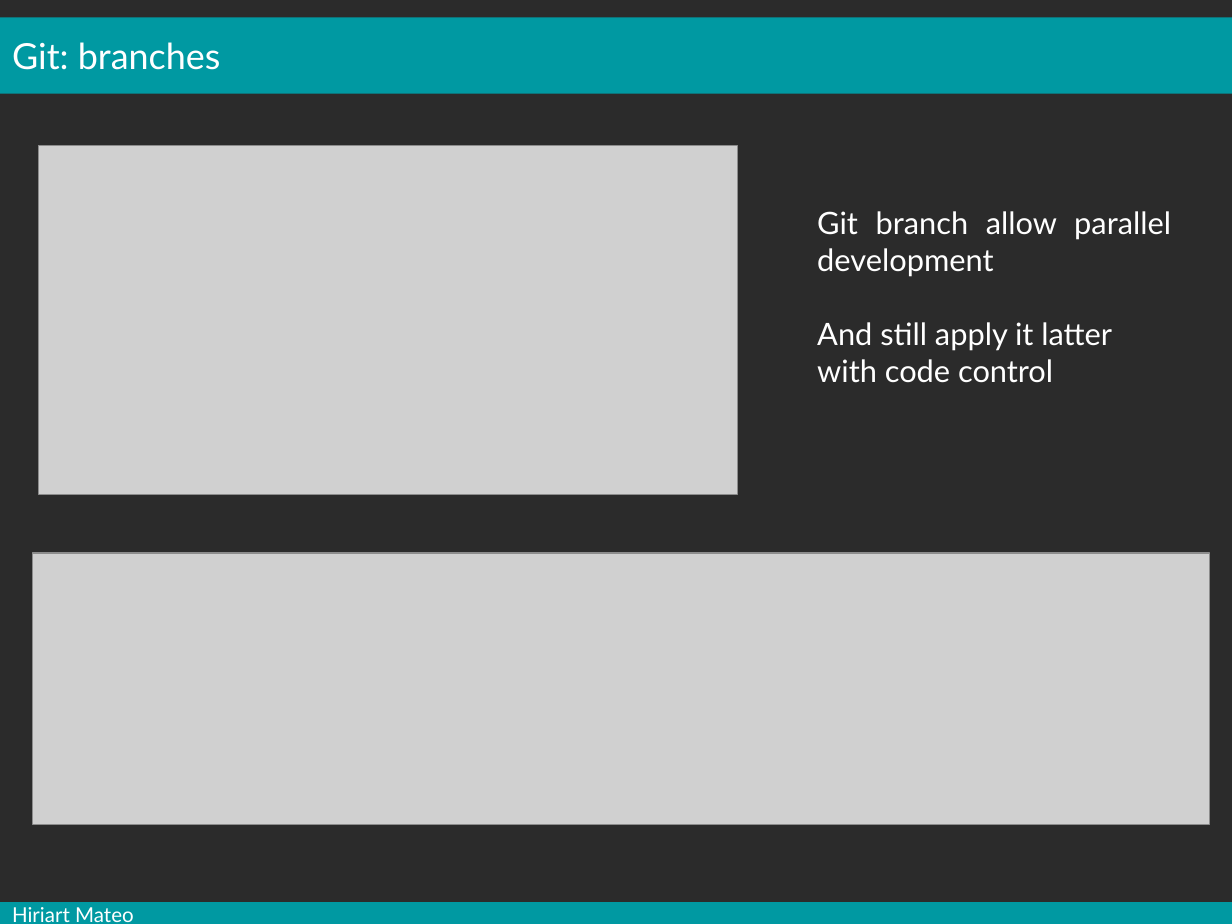
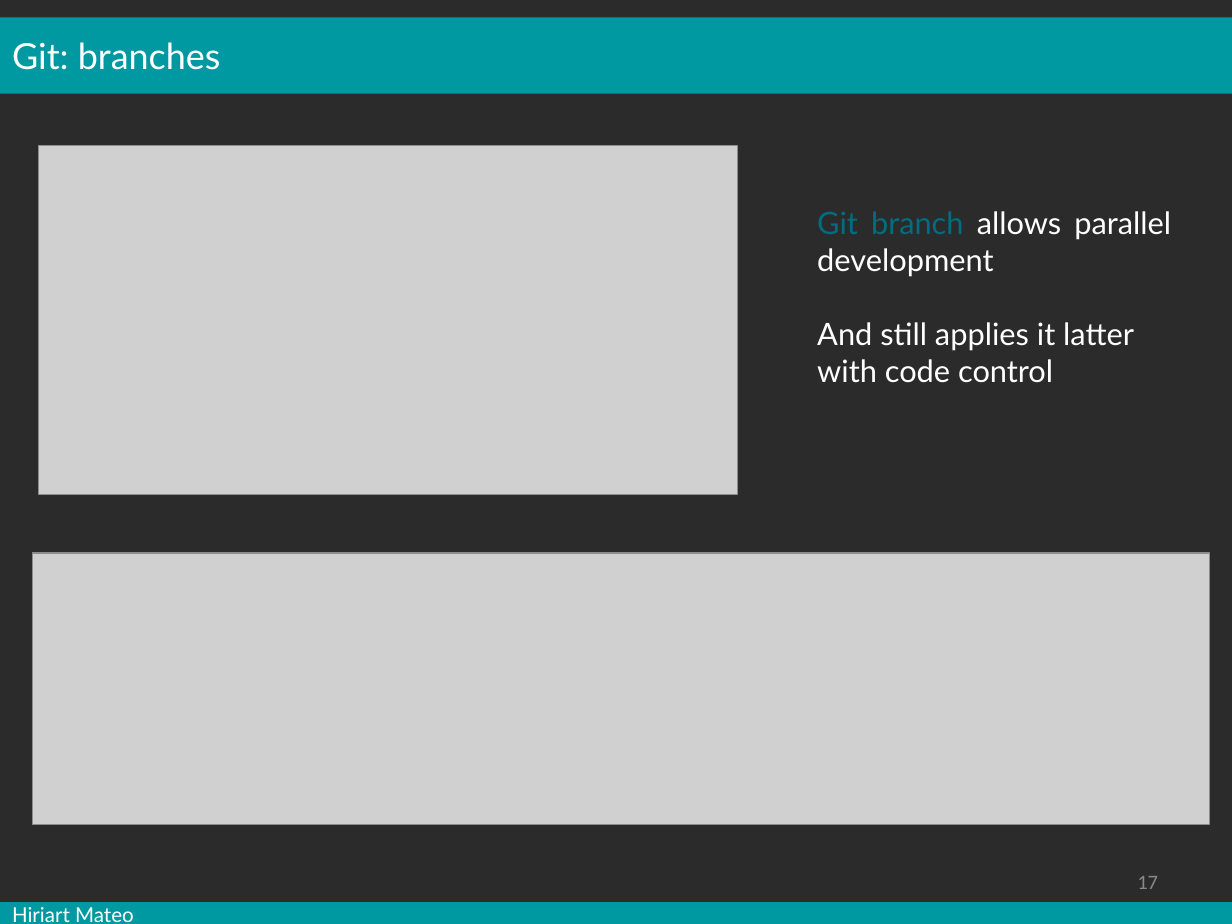
Before and after one commit to mesocentre-clermont-auvergne/formation_fair, a slide deck: slide 17 of fair_versionnage/versionnage_cours/cours.odp. Drawn at 1232x924 pixels with LibreOffice and Linux fonts; fonts in the diff are those of the drawing; grey boxes stand for pictures; background and template pictures are left out; a plain dark background stands for a picture behind light text. Boxes give left, top, right and bottom in pixels: in the first picture for what was removed or moved away, otherwise in the second. Text is boxed around its words. In the diff, an @@ line names an element or a change of style, - is before the commit and + after.

```diff
--- a/fair_versionnage/versionnage_cours/cours.odp
+++ b/fair_versionnage/versionnage_cours/cours.odp
@@ text at bbox=[817, 211, 1171, 383]: text changed @@
-Git branch allow parallel development
-And still apply it latter with code control
+Git branch allows parallel development
+And still applies it latter with code control
@@ page number added at bbox=[1137, 876, 1158, 889], 12 pt, text #898989 @@
+17
```
Also in this commit, not shown: 32 other slides changed, 1 other file.
